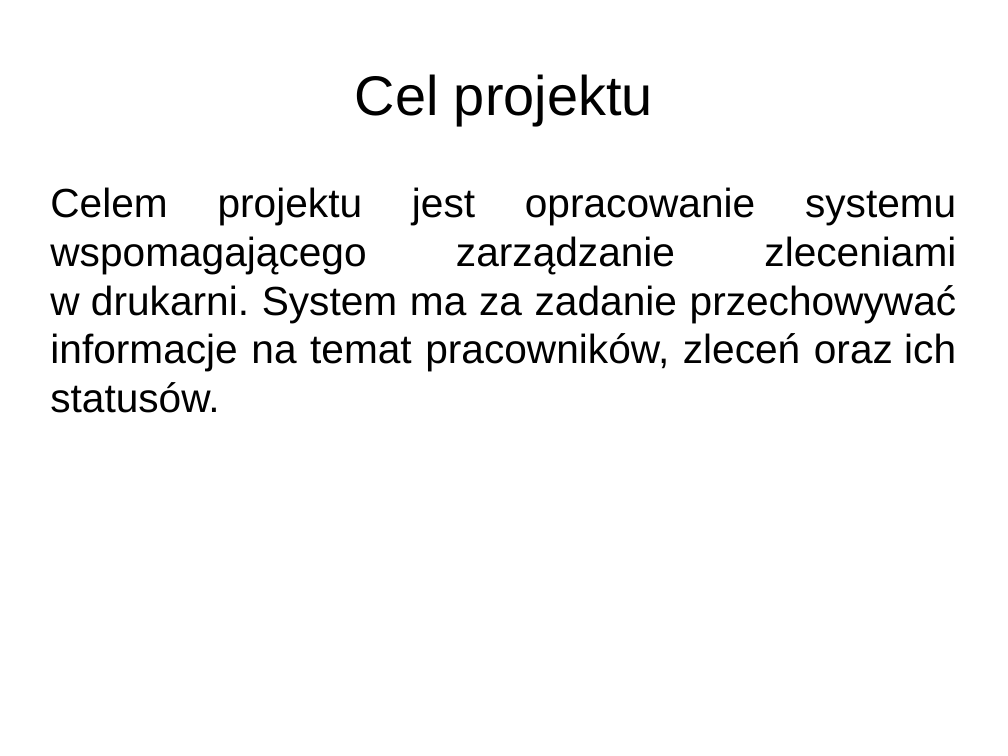
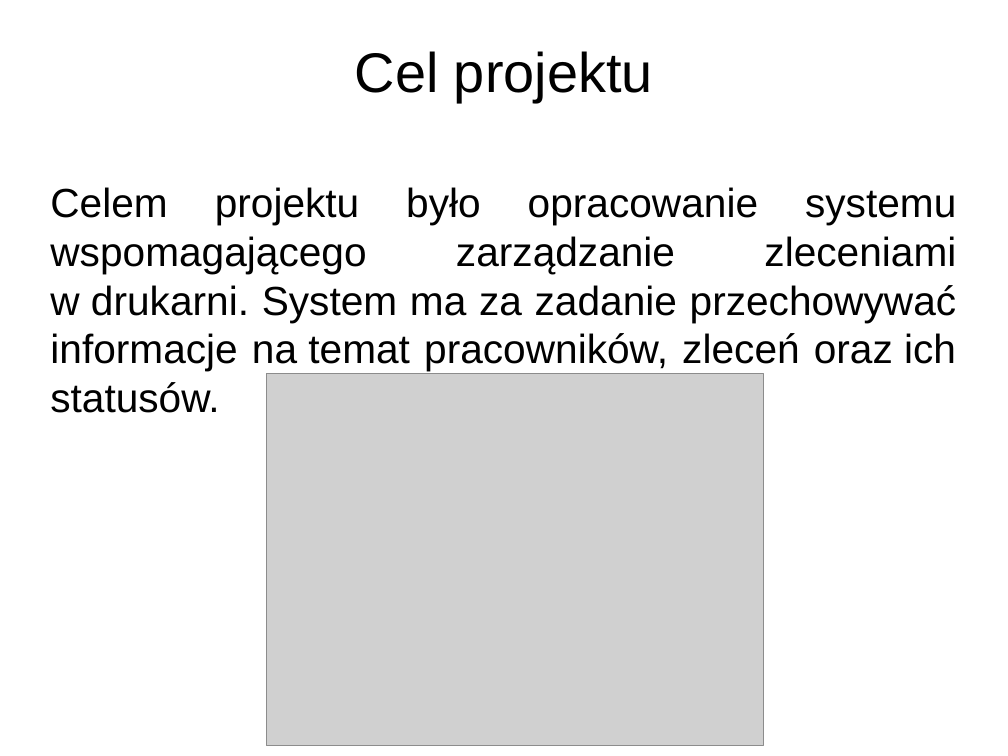
Before and after one commit to ZUTIO/IO, a slide deck: slide 2 of IO - prezentacja.odp. Drawn at 1008x756 pixels with LibreOffice and Linux fonts; fonts in the diff are those of the drawing; grey boxes stand for pictures; background and template pictures are left out. Boxes give left, top, right and bottom in pixels: in the first picture for what was removed or moved away, otherwise in the second. Text is boxed around its words. In the diff, an @@ line names an element or a change of style, - is before the commit and + after.

```diff
--- a/IO - prezentacja.odp
+++ b/IO - prezentacja.odp
@@ title "Cel projektu": place and size @@
-title "Cel projektu" at (355,74,653,125)
+title "Cel projektu" at (355,51,653,102)
@@ text at (50,187,957,413): text changed @@
-Celem projektu jest opracowanie systemu wspomagającego zarządzanie zleceniami w drukarni. System ma za zadanie przechowywać informacje na temat pracowników, zleceń oraz ich statusów.
+Celem projektu było opracowanie systemu wspomagającego zarządzanie zleceniami w drukarni. System ma za zadanie przechowywać informacje na temat pracowników, zleceń oraz ich statusów.
@@ picture added at (266,373,763,745) @@
```
Also in this commit, not shown: 14 other slides changed, 2 slides added, 21 other files.
